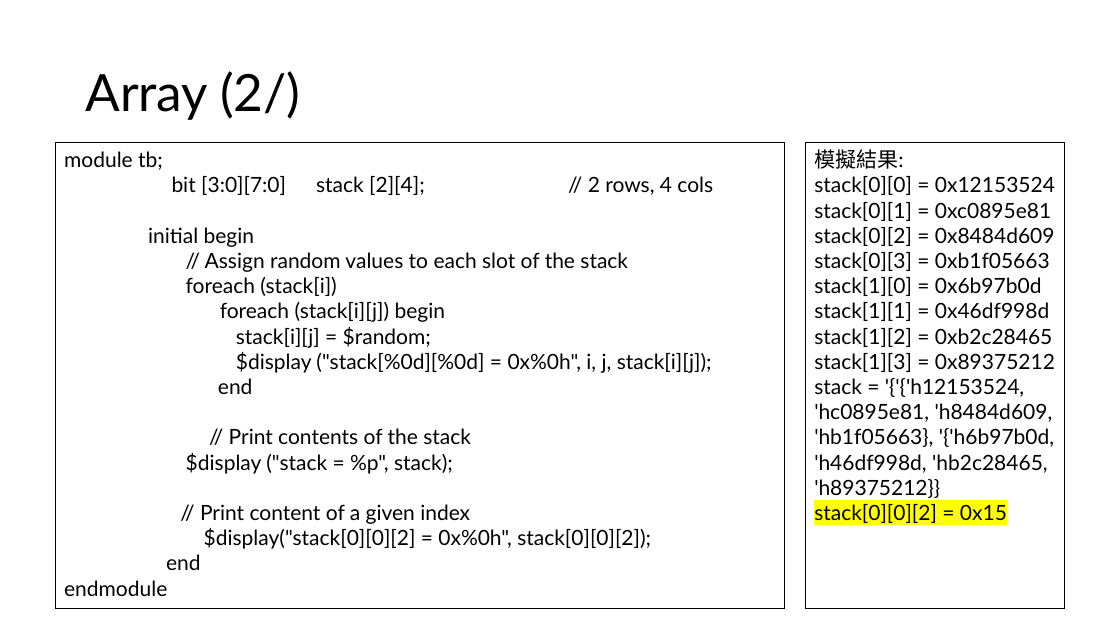
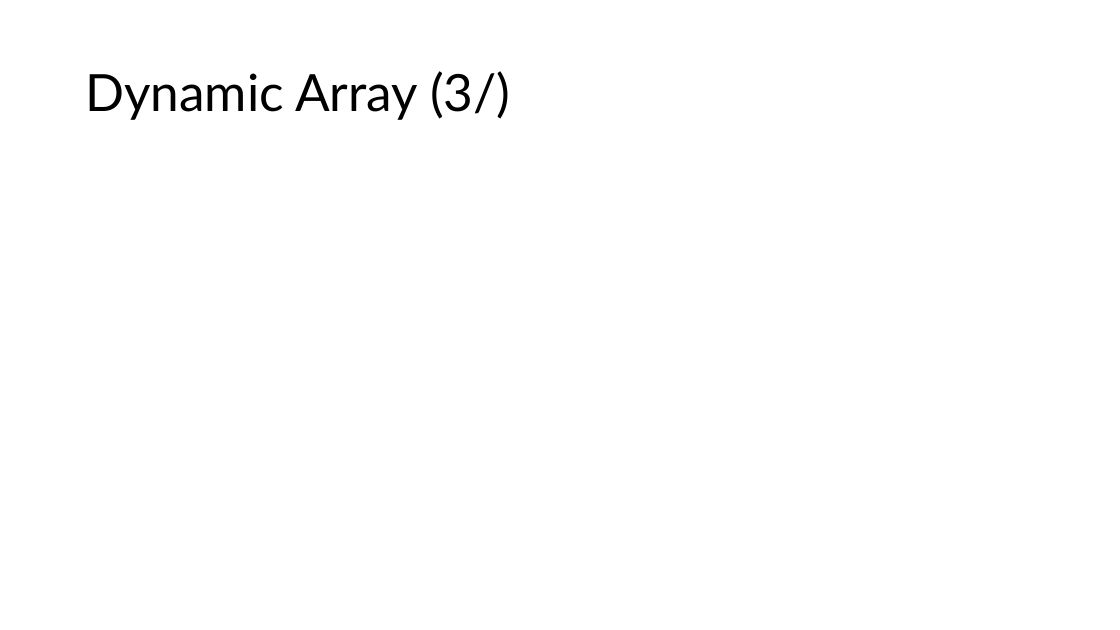
Before and after one commit to s9001055/DV_learning, a slide deck: slide 17 of systemverilog/SystemVerilog_語法學習.pptx. Drawn at 1120x630 pixels with LibreOffice and Linux fonts; fonts in the diff are those of the drawing. Boxes give left, top, right and bottom in pixels: in the first picture for what was removed or moved away, otherwise in the second. Text is boxed around its words. In the diff, an @@ line names an element or a change of style, - is before the commit and + after.

Commit message:
add Dynamic Array

```diff
--- a/systemverilog/SystemVerilog_語法學習.pptx
+++ b/systemverilog/SystemVerilog_語法學習.pptx
@@ title at (85,71,510,120): text changed @@
-Array (2/)
+Dynamic Array (3/)
@@ rectangle removed at (56,143,785,609) @@
-module tb;
-bit [3:0][7:0] stack [2][4]; // 2 rows, 4 cols
-initial begin
-// Assign random values to each slot of the stack
-foreach (stack[i])
-foreach (stack[i][j]) begin
-stack[i][j] = $random;
-$display ("stack[%0d][%0d] = 0x%0h", i, j, stack[i][j]);
-end
-// Print contents of the stack
-$display ("stack = %p", stack);
-// Print content of a given index
-$display("stack[0][0][2] = 0x%0h", stack[0][0][2]);
-end
-endmodule
@@ rectangle removed at (807,143,1065,609) @@
-模擬結果:
-stack[0][0] = 0x12153524
-stack[0][1] = 0xc0895e81
-stack[0][2] = 0x8484d609
-stack[0][3] = 0xb1f05663
-stack[1][0] = 0x6b97b0d
-stack[1][1] = 0x46df998d
-stack[1][2] = 0xb2c28465
-stack[1][3] = 0x89375212
-stack = '{'{'h12153524, 'hc0895e81, 'h8484d609, 'hb1f05663}, '{'h6b97b0d, 'h46df998d, 'hb2c28465, 'h89375212}}
-stack[0][0][2] = 0x15
```
